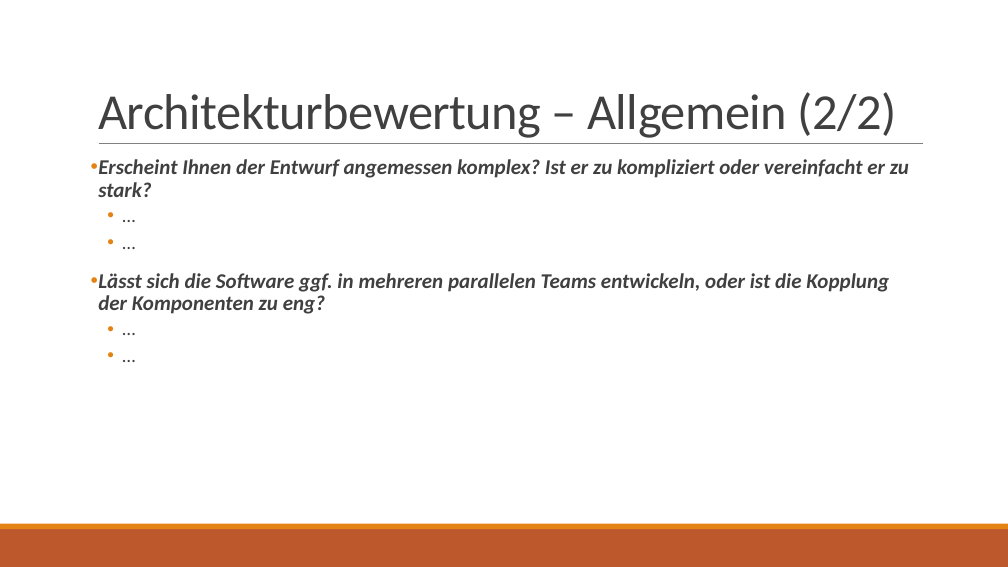
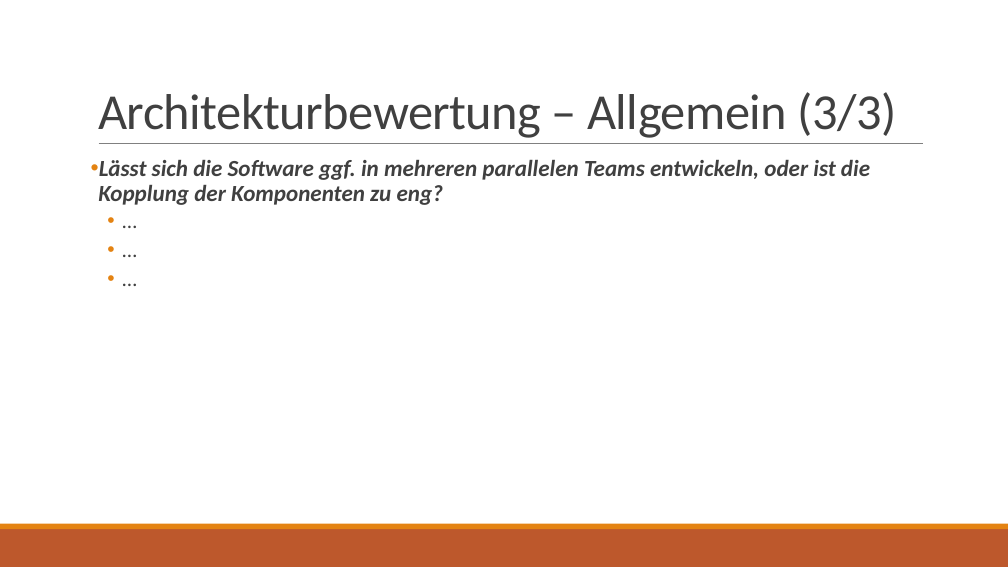
Before and after one commit to jnk111/AI_Praktikum, a slide deck: slide 12 of Aufgaben/P4/Loesung/Wochenplansoftware - Architekturbewertung.pptx (slide 10 before the commit). Drawn at 1008x567 pixels with LibreOffice and Linux fonts; fonts in the diff are those of the drawing. Boxes give left, top, right and bottom in pixels: in the first picture for what was removed or moved away, otherwise in the second. Text is boxed around its words. In the diff, an @@ line names an element or a change of style, - is before the commit and + after.

```diff
--- a/Aufgaben/P4/Loesung/Wochenplansoftware - Architekturbewertung.pptx
+++ b/Aufgaben/P4/Loesung/Wochenplansoftware - Architekturbewertung.pptx
@@ title at [98,92,896,138]: text changed @@
-Architekturbewertung – Allgemein (2/2)
+Architekturbewertung – Allgemein (3/3)
@@ text at [98,160,870,205]: paragraph added @@
+  • …
@@ text at [98,159,909,197]: paragraphs removed @@
-• Erscheint Ihnen der Entwurf angemessen komplex? Ist er zu kompliziert oder vereinfacht er zu stark?
-  • …
-  • …
@@ text at [98,160,870,205]: size 20 to 22 pt; size 18 to 20 pt in "…", "…" @@
```
Also in this commit, not shown: 8 other slides changed, 2 slides added, 1 other file.
